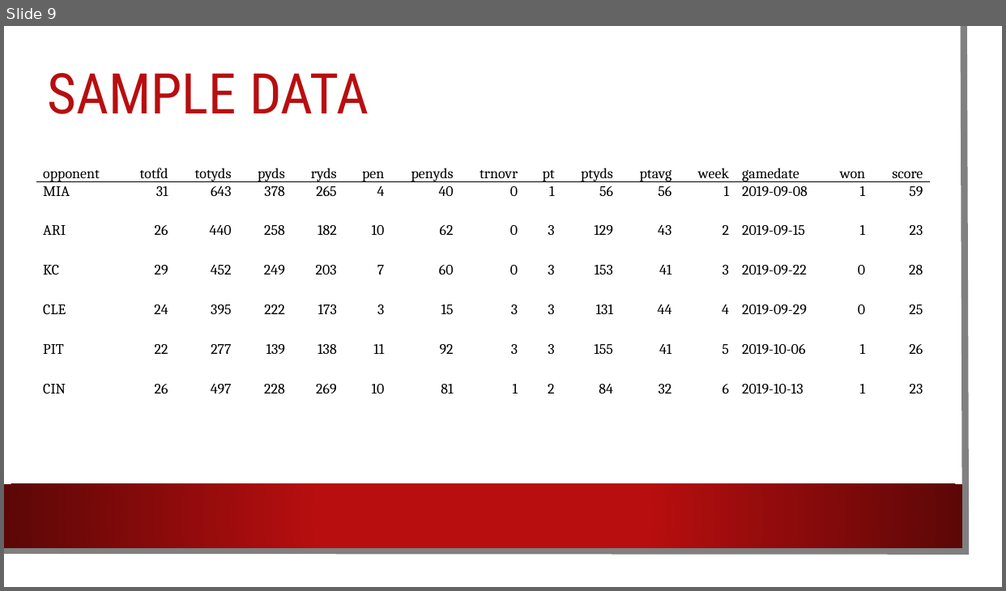
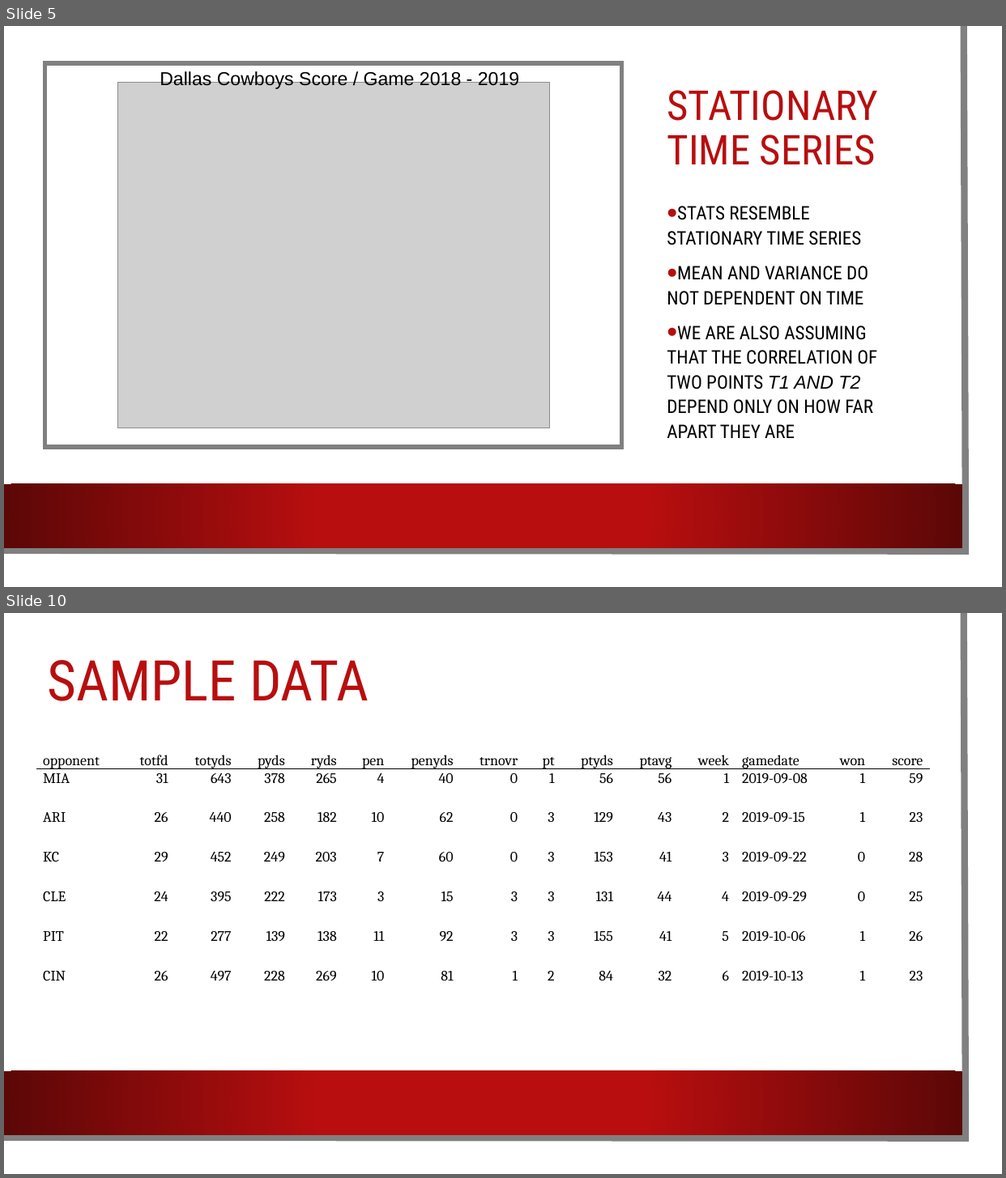
Before and after one commit to realdanielbyrne/NfL-Time-Series-Modeling, a slide deck: dbyrne_predicting_nfl_scores.pptx. Shown one above the other, each under a label of ours: slide 9 before the commit, slides 5 and 10 after it; the slides between them are not shown. The pictures are 1006x591 and 1006x1178 pixels, drawn with LibreOffice and Linux fonts; fonts in the diff are those of the drawing; grey boxes stand for pictures; background and template pictures are left out. Boxes give left, top, right and bottom in pixels: in the first picture for what was removed or moved away, otherwise in the second. Text is boxed around its words. In the diff, an @@ line names an element or a change of style, - is before the commit and + after.

```diff
--- a/dbyrne_predicting_nfl_scores.pptx
+++ b/dbyrne_predicting_nfl_scores.pptx
@@ slide 5 added at (x1=4, y1=26, x2=1002, y2=587), background picture (left out); not listed: 1 template element that a slide beside it also shows @@
@@ rectangle added at (x1=4, y1=26, x2=985, y2=570), fill #FFFFFF @@
@@ freeform shape added at (x1=4, y1=26, x2=966, y2=552), outline #808080 6.5 pt @@
@@ rectangle added at (x1=45, y1=63, x2=622, y2=446), fill #FFFFFF, outline #808080 4.5 pt @@
@@ text added at (x1=160, y1=71, x2=519, y2=89), 18 pt, text #000000 @@
+Dallas Cowboys Score / Game 2018 - 2019
@@ picture added at (x1=117, y1=82, x2=550, y2=427) @@
@@ title added at (x1=667, y1=90, x2=878, y2=165), 39.6 pt, text #B80E0F @@
+STATIONARY TIME SERIES
@@ text added at (x1=667, y1=206, x2=877, y2=438), 18 pt, text #000000 @@
+• STATS RESEMBLE STATIONARY TIME SERIES
+• MEAN AND VARIANCE DO NOT DEPENDENT ON TIME
+• WE ARE ALSO ASSUMING THAT THE CORRELATION OF TWO POINTS T1 AND T2 DEPEND ONLY ON HOW FAR APART THEY ARE
@@ rectangle added at (x1=4, y1=484, x2=962, y2=548), fill gradient #B80E0F to #5C0707 @@
@@ what was slide 9 is now slide 10 @@
```
Also in this commit, not shown: 13 slides changed, 4 other files.
